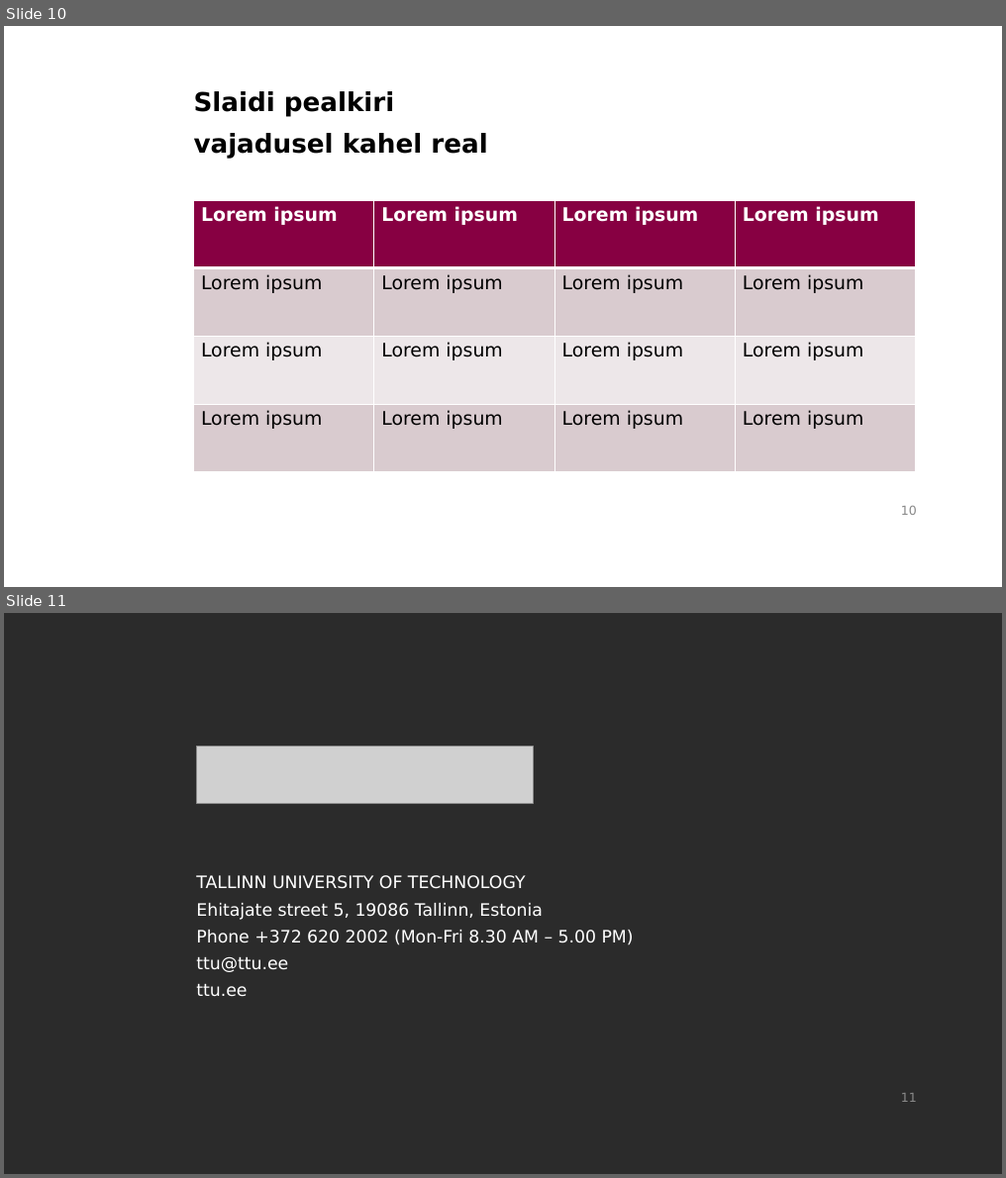
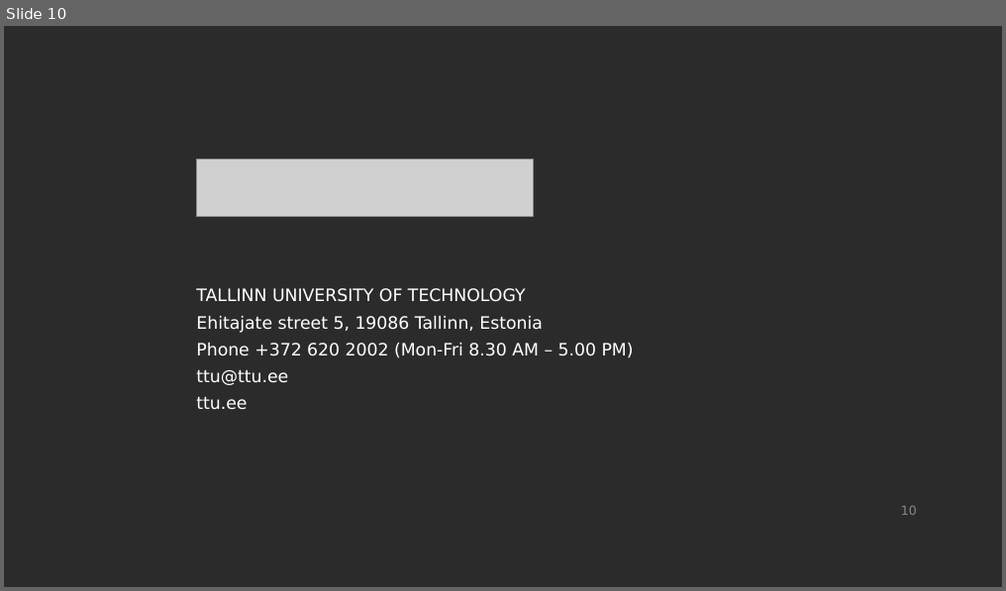
Before and after one commit to gasparka/thesis, a slide deck: presentation.odp. Shown one above the other, each under a label of ours: slides 10 and 11 before the commit, slide 10 after it. The pictures are 1006x1178 and 1006x591 pixels, drawn with LibreOffice and Linux fonts; fonts in the diff are those of the drawing; grey boxes stand for pictures; background and template pictures are left out; a plain dark background stands for a picture behind light text. Boxes give left, top, right and bottom in pixels: in the first picture for what was removed or moved away, otherwise in the second. Text is boxed around its words. In the diff, an @@ line names an element or a change of style, - is before the commit and + after.

```diff
--- a/presentation.odp
+++ b/presentation.odp
@@ slide 10 removed at (4,26,1002,587), background #FFFFFF; not listed: 1 template element that a slide beside it also shows @@
@@ text removed at (194,91,487,159) @@
-Slaidi pealkiri
-vajadusel kahel real
@@ table removed at (193,200,915,472), 4 rows, 4 columns @@
-Lorem ipsum | Lorem ipsum | Lorem ipsum | Lorem ipsum
-Lorem ipsum | Lorem ipsum | Lorem ipsum | Lorem ipsum
-Lorem ipsum | Lorem ipsum | Lorem ipsum | Lorem ipsum
-Lorem ipsum | Lorem ipsum | Lorem ipsum | Lorem ipsum
@@ what was slide 11 is now slide 10 @@
@@ page number at (901,506,917,515): text changed @@
-11
+10
```
Also in this commit, not shown: 7 slides added, 7 other slides removed.
